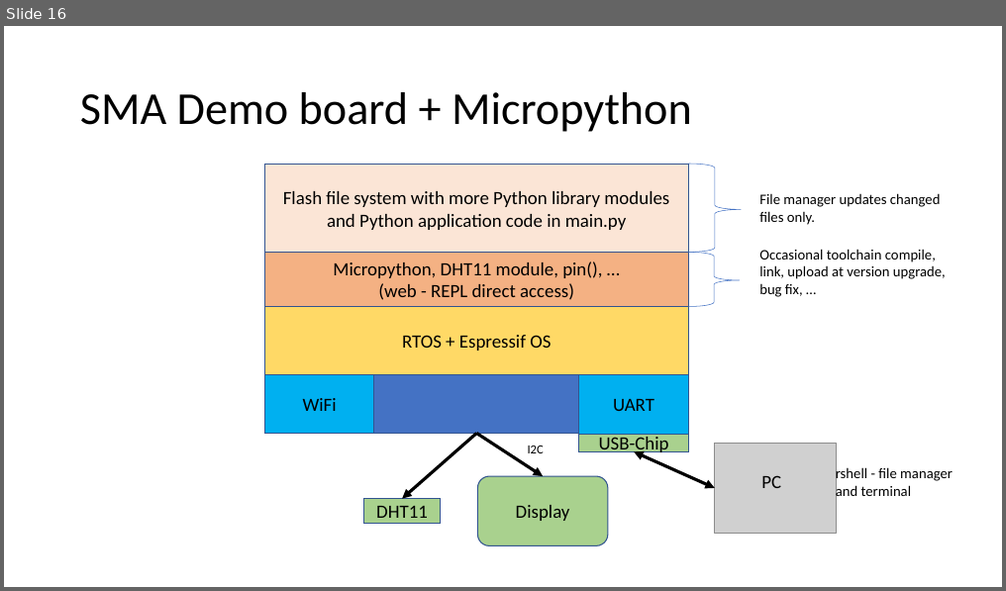
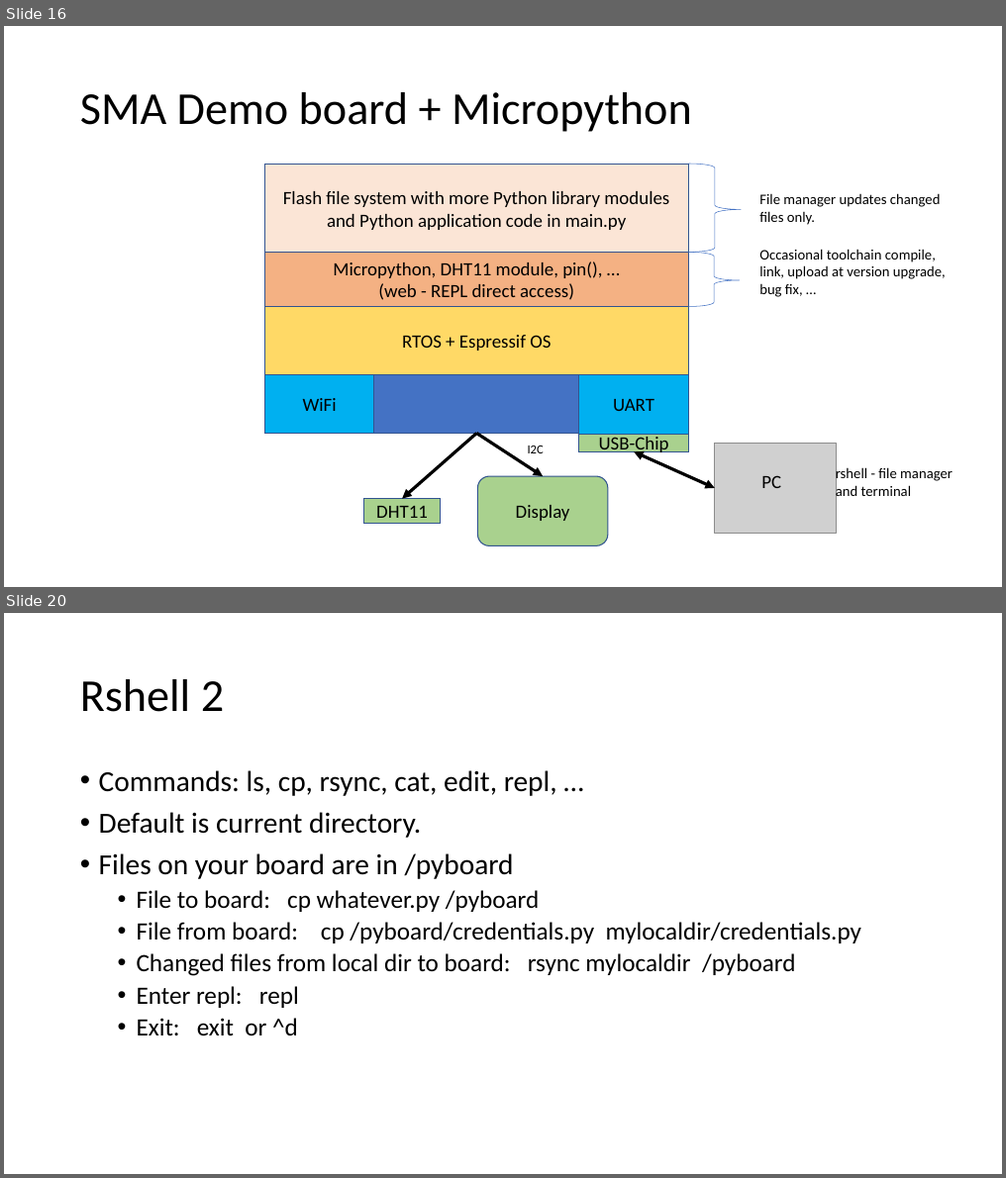
Before and after one commit to sensemakersamsterdam/micropython, a slide deck: MicroPython.pptx. Shown one above the other, each under a label of ours: slide 16 before the commit, slides 16 and 20 after it; the slides between them are not shown. The pictures are 1006x591 and 1006x1178 pixels, drawn with LibreOffice and Linux fonts; fonts in the diff are those of the drawing; grey boxes stand for pictures. Boxes give left, top, right and bottom in pixels: in the first picture for what was removed or moved away, otherwise in the second. Text is boxed around its words. In the diff, an @@ line names an element or a change of style, - is before the commit and + after.

```diff
--- a/MicroPython.pptx
+++ b/MicroPython.pptx
@@ slide 20 added at bbox=[4, 613, 1002, 1174], background #FFFFFF @@
@@ title added at bbox=[80, 679, 224, 712], 44 pt, text #000000 @@
+Rshell 2
@@ text added at bbox=[99, 770, 861, 1036], 24 pt, text #000000 @@
+• Commands: ls, cp, rsync, cat, edit, repl, …
+• Default is current directory.
+• Files on your board are in /pyboard
+  • File to board: cp whatever.py /pyboard
+  • File from board: cp /pyboard/credentials.py mylocaldir/credentials.py
+  • Changed files from local dir to board: rsync mylocaldir /pyboard
+  • Enter repl: repl
+  • Exit: exit or ^d
```
Also in this commit, not shown: 8 other slides added.
